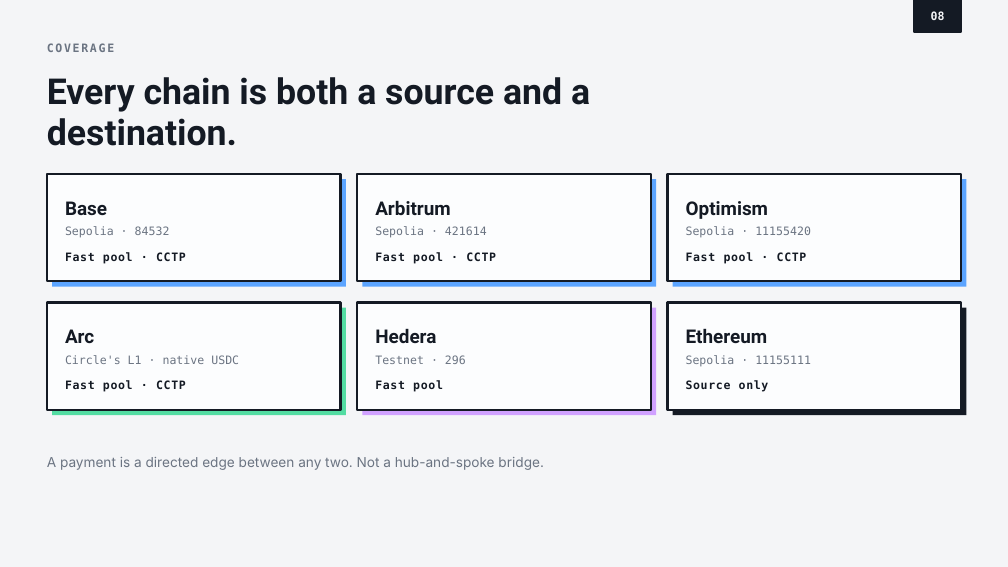
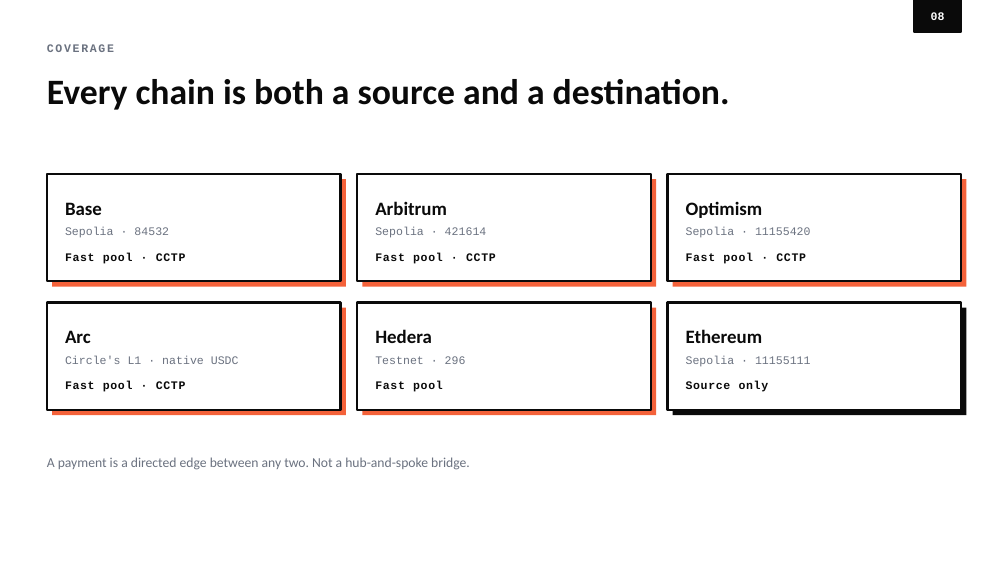
Before and after one commit to Breeja-HQ/Breeja, a slide deck: slide 8 of deck/Breeja-Pitch-Deck.pptx. Drawn at 1008x567 pixels with LibreOffice and Linux fonts; fonts in the diff are those of the drawing. Boxes give left, top, right and bottom in pixels: in the first picture for what was removed or moved away, otherwise in the second. Text is boxed around its words. In the diff, an @@ line names an element or a change of style, - is before the commit and + after.

Commit message:
docs: align font-theme.md and the deck with the frontend's real palette
font-theme.md and the deck were still describing/using the old
neo-brutalist multi-accent palette (7 named colors, hard 2px borders,
zero-blur offset shadows, square corners) from before the frontend's
actual theme landed in frontend/app/globals.css — a single coral
accent, near-black ink, white surface, soft rounded corners, Geist
fonts. Pared font-theme.md down to typography only (families, sizes,
weights, spacing, line-height); colors and layout now live solely in
globals.css. Rebuilt the pitch deck against the same palette, using
ink/muted/accent instead of hue-coding for category distinctions that
used to rely on different colors (Shipped/In flight/Next, LLM
permitted/deterministic/forbidden, Custodial/Trust-minimized).

Updated the stale font-theme.md cross-references in CONVENTIONS.md,
FRONTEND.md, and PARTNERS.md so future prompts don't reintroduce the
old system.

```diff
--- a/deck/Breeja-Pitch-Deck.pptx
+++ b/deck/Breeja-Pitch-Deck.pptx
@@ rectangle removed at [0,0,1008,567] @@
@@ rectangle "08" at [914,0,961,32]: font DejaVu Sans Mono to Courier New, text colour #F4F5F7 to #FFFFFF; fill #141A24 to #0A0A0A; outline #141A24 2.25 pt to #0A0A0A 2.25 pt @@
@@ fill #5BA4FF to #F4623A in 3 elements at [52,179,346,287], [362,179,656,287], [673,179,966,287] @@
@@ rectangle at [52,308,346,415]: fill #53DCA2 to #F4623A @@
@@ rectangle at [362,308,656,415]: fill #D0A1FF to #F4623A @@
@@ fill #FCFDFE to #FFFFFF; outline #141A24 2.25 pt to #0A0A0A 2.25 pt in 6 elements at [47,174,340,281], [357,174,650,281], [668,174,961,281], [47,302,340,410], [357,302,650,410], [668,302,961,410] @@
@@ rectangle at [673,308,966,415]: fill #141A24 to #0A0A0A @@
@@ font Roboto to Calibri, text colour #141A24 to #0A0A0A in 7 elements at [47,79,730,110], [65,202,102,215], [375,201,447,215], [686,201,763,218], [65,330,91,343], [375,329,432,343], [686,329,763,343] @@
@@ font DejaVu Sans Mono to Courier New, text colour #6B7482 to #6B7280 in 7 elements at [47,44,114,52], [65,227,169,238], [375,227,487,238], [686,227,811,238], [65,356,239,364], [375,356,466,364], [686,356,811,367] @@
@@ font DejaVu Sans Mono to Courier New, text colour #141A24 to #0A0A0A in 6 elements at [65,253,186,264], [375,253,496,264], [686,253,806,264], [65,381,186,392], [375,381,443,392], [686,381,769,392] @@
@@ text "A payment is a directed ..." at [47,457,470,470]: font Inter to Calibri, text colour #6B7482 to #6B7280 @@
```
Also in this commit, not shown: 11 other slides changed, 5 other files.
